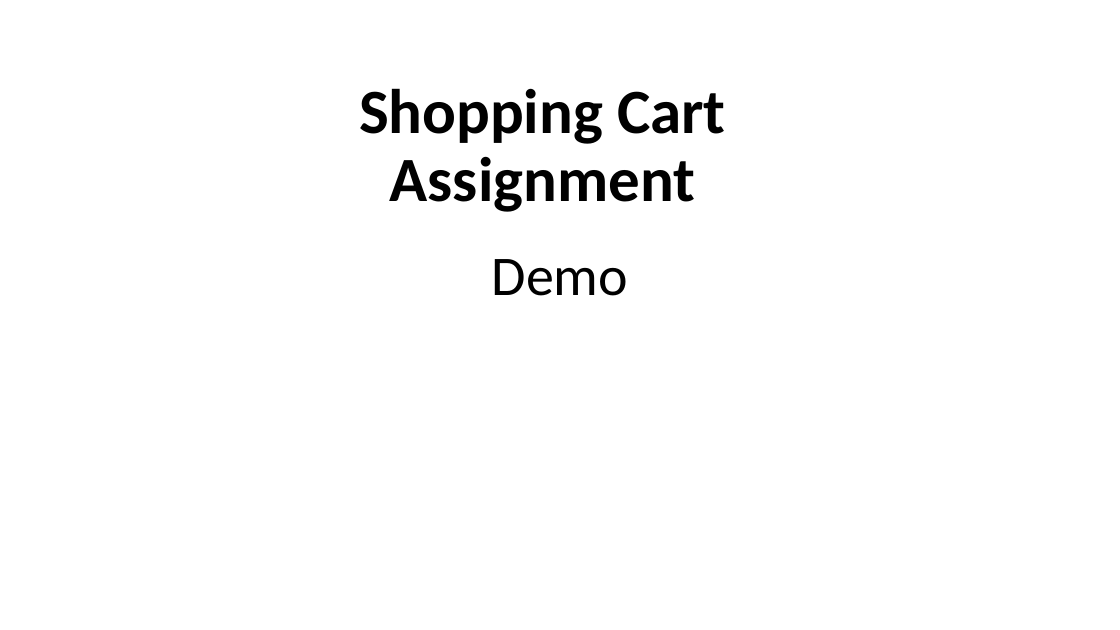
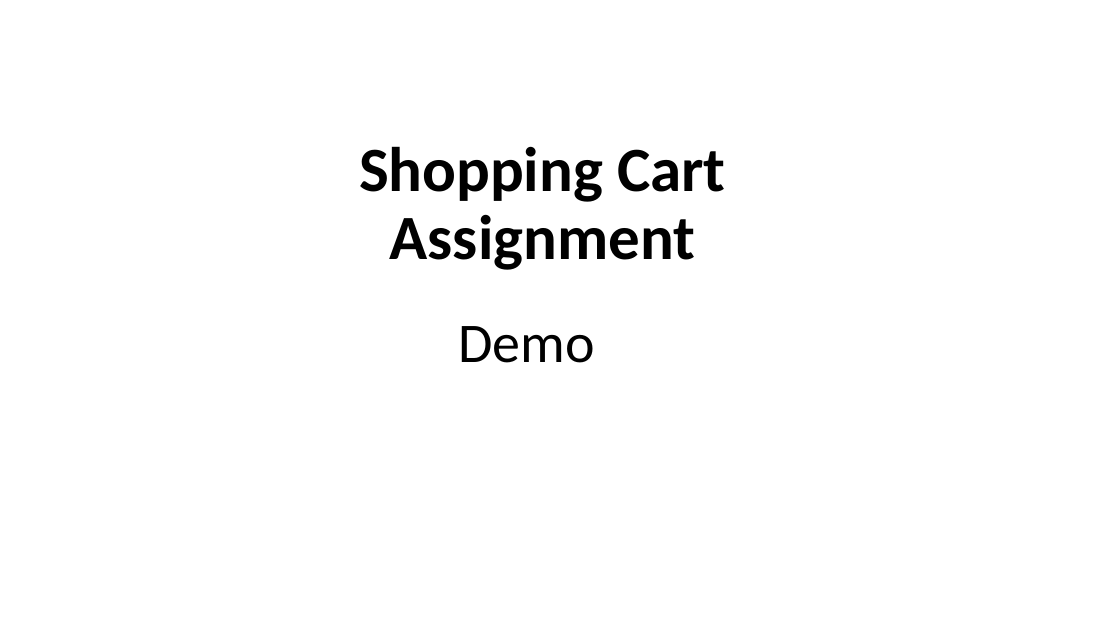
Before and after one commit to shu-rawat/shopping-cart, a slide deck: slide 1 of demo-shopping-cart.pptx. Drawn at 1120x630 pixels with LibreOffice and Linux fonts; fonts in the diff are those of the drawing. Boxes give left, top, right and bottom in pixels: in the first picture for what was removed or moved away, otherwise in the second. Text is boxed around its words. In the diff, an @@ line names an element or a change of style, - is before the commit and + after.

```diff
--- a/demo-shopping-cart.pptx
+++ b/demo-shopping-cart.pptx
@@ title "Shopping Cart Assignment": place and size @@
-title "Shopping Cart Assignment" at (359,88,726,212)
+title "Shopping Cart Assignment" at (359,146,726,270)
@@ subtitle "Demo": place and size @@
-subtitle "Demo" at (492,259,628,296)
+subtitle "Demo" at (459,326,595,363)
```
Also in this commit, not shown: 1 other slide changed, 1 slide added.
